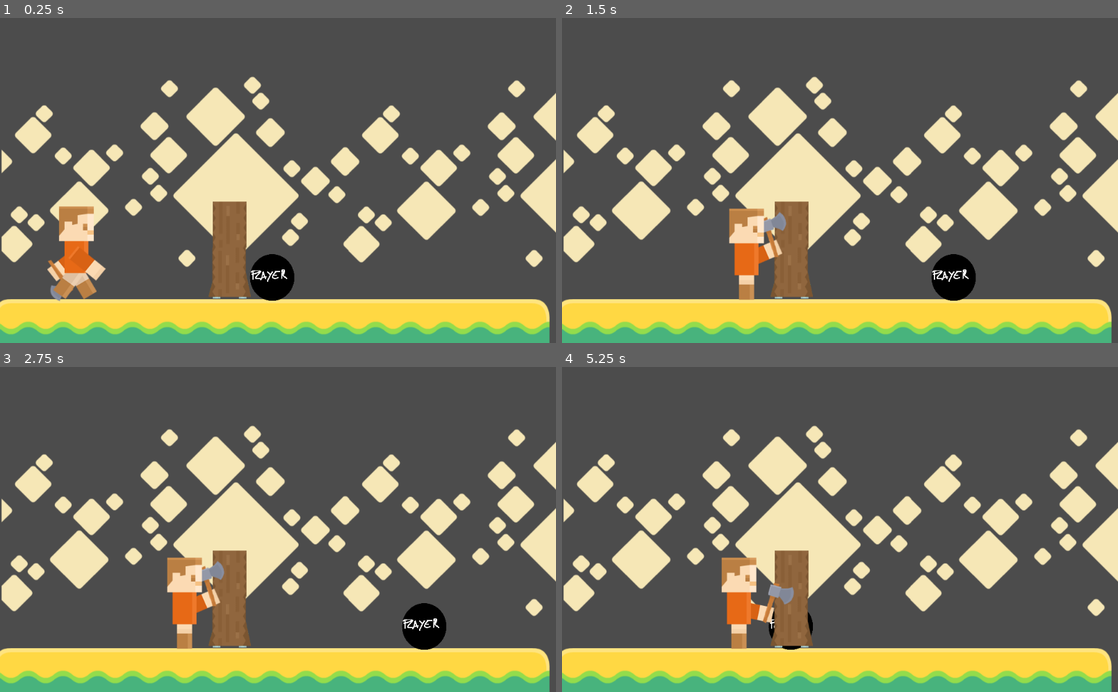
Above: before the commit, frames 1-4 (two rows, left to right).
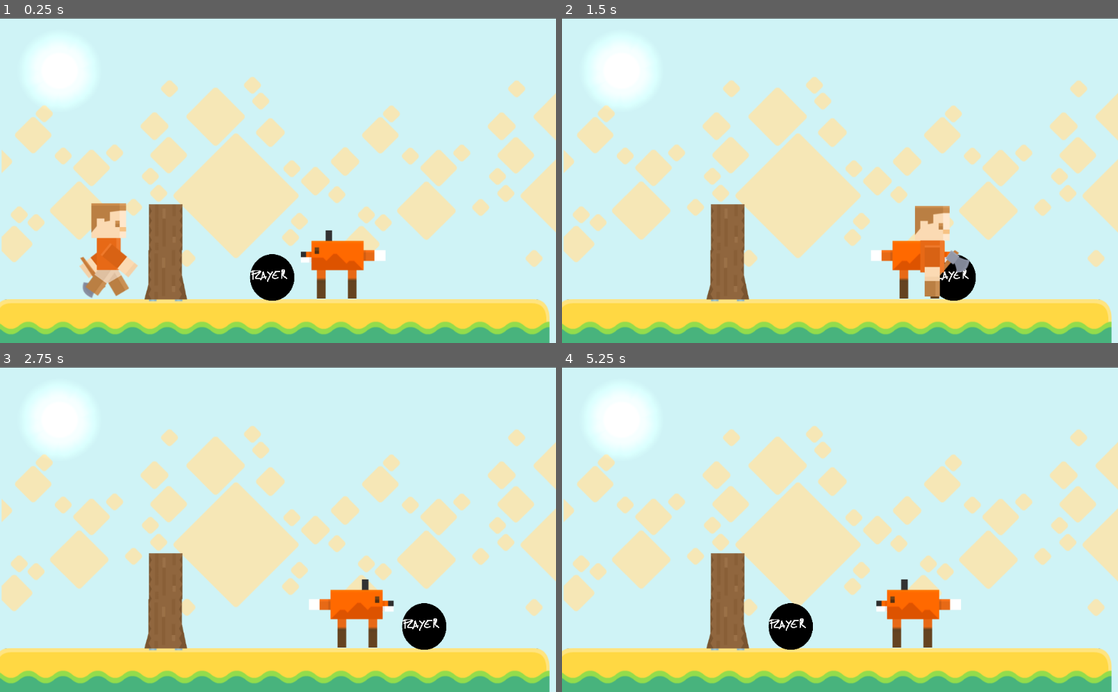
Above: after the commit, the same moments.

Repository: thiagola92/gamejamplus-2020
Game: Godot game, scene res://scenes/Main.tscn
The game is run twice, just before and just after one commit, with the same random seed, the same clock (stepped at 60 frames per second) and the same inputs. The project has no main scene, so this scene is started directly.
Inputs:
- Up to frame 1 (0.25 s): no input
- Up to frame 2 (1.5 s): hold D 0.53-1.28 s; hold A from 1.28 s (still down)
- Up to frame 3 (2.75 s): release A at 2.03 s; hold D from 2.03 s (still down)
- Up to frame 4 (5.25 s): release D at 3.53 s; hold A from 3.53 s (still down)

The runs differ from the first frame. In frame 1, 72% of the frame differs, in the area x 0-100%, y 0-100%; in frame 2, 72%; in frame 3, 72%; in frame 4, 73%.

Commit message:
guaraná now follows the player

Diff:
--- a/Game/scenes/Enemy.tscn
+++ b/Game/scenes/Enemy.tscn
@@ -28,16 +28,15 @@
 "speed": 5.0
 } ]
 
-[node name="Enemy" type="Area2D"]
+[node name="Node2D" type="KinematicBody2D"]
+position = Vector2( 4.43944, 232.932 )
 script = ExtResource( 2 )
-__meta__ = {
-"_edit_group_": true
-}
 
 [node name="CollisionShape2D" type="CollisionShape2D" parent="."]
+position = Vector2( 32.3318, -61.0711 )
 shape = SubResource( 1 )
 
 [node name="AnimatedSprite" type="AnimatedSprite" parent="."]
+position = Vector2( 45.6237, -62.8673 )
 frames = SubResource( 2 )
 animation = "run"
-[connection signal="area_entered" from="." to="." method="_on_Enemy_area_entered"]
--- /dev/null
+++ b/Game/scenes/Guaraná.tscn
@@ -0,0 +1,36 @@
+[gd_scene load_steps=9 format=2]
+
+[ext_resource path="res://assets/wolf guará/normal_2.png" type="Texture" id=1]
+[ext_resource path="res://assets/wolf guará/normal_1.png" type="Texture" id=2]
+[ext_resource path="res://assets/wolf guará/pice_2.png" type="Texture" id=3]
+[ext_resource path="res://assets/wolf guará/pice_1.png" type="Texture" id=4]
+[ext_resource path="res://scripts/Guaraná.gd" type="Script" id=5]
+[ext_resource path="res://assets/wolf guará/normal_1_flipped.png" type="Texture" id=6]
+[ext_resource path="res://assets/wolf guará/normal_2_flipped.png" type="Texture" id=7]
+
+[sub_resource type="SpriteFrames" id=1]
+animations = [ {
+"frames": [ ExtResource( 2 ), ExtResource( 1 ) ],
+"loop": true,
+"name": "normal_walking",
+"speed": 5.0
+}, {
+"frames": [ ExtResource( 4 ), ExtResource( 3 ) ],
+"loop": true,
+"name": "pice_walking",
+"speed": 5.0
+}, {
+"frames": [ ExtResource( 6 ), ExtResource( 7 ) ],
+"loop": true,
+"name": "flip_normal_walking",
+"speed": 5.0
+} ]
+
+[node name="Node2D" type="KinematicBody2D"]
+script = ExtResource( 5 )
+
+[node name="AnimatedSprite" type="AnimatedSprite" parent="."]
+position = Vector2( -14.4579, 15.8696 )
+frames = SubResource( 1 )
+animation = "normal_walking"
+offset = Vector2( 14.4579, -15.8696 )
--- a/Game/scenes/Main.tscn
+++ b/Game/scenes/Main.tscn
@@ -7,6 +7,7 @@
 [ext_resource path="res://assets/bg.png" type="Texture" id=5]
 [ext_resource path="res://assets/light.png" type="Texture" id=6]
 [ext_resource path="res://assets/tilesets/tilesheet_complete_2X.png" type="Texture" id=7]
+[ext_resource path="res://scenes/Guaraná.tscn" type="PackedScene" id=8]
 
 [sub_resource type="RectangleShape2D" id=1]
 extents = Vector2( 508.202, 68.3993 )
@@ -73,11 +74,11 @@
 position = Vector2( 513.099, 473.023 )
 
 [node name="Enemy" parent="." instance=ExtResource( 2 )]
-position = Vector2( 52.7039, 429.347 )
+position = Vector2( 66.563, 486.414 )
 z_index = 1
 
 [node name="Wall" parent="." instance=ExtResource( 3 )]
-position = Vector2( 434.822, 422.005 )
+position = Vector2( 227.452, 426.855 )
 scale = Vector2( 0.7, 0.7 )
 script = null
 
@@ -90,7 +91,6 @@
 energy = 0.61
 
 [node name="bg" type="Sprite" parent="."]
-visible = false
 position = Vector2( 540.732, 320.986 )
 scale = Vector2( 4.2508, 2.55031 )
 z_index = -1
@@ -105,3 +105,6 @@
 position = Vector2( 974.07, 281.074 )
 z_index = -1
 texture = ExtResource( 1 )
+
+[node name="Guaraná" parent="." instance=ExtResource( 8 )]
+position = Vector2( 643.515, 447.929 )
--- a/Game/scenes/Wall.tscn
+++ b/Game/scenes/Wall.tscn
@@ -3,16 +3,22 @@
 [ext_resource path="res://assets/tilesets/spritesheet_tiles.png" type="Texture" id=1]
 
 [sub_resource type="GDScript" id=1]
-script/source = "extends Area2D
+script/source = "extends KinematicBody2D
 
-export var health = 100
+
+# Declare member variables here. Examples:
+# var a = 2
+# var b = \"text\"
+
+var direcao
 
 func _physics_process(delta):
-	pass
+	move_and_slide(direcao * 150)
 
 # Called when the node enters the scene tree for the first time.
 func _ready():
-	pass
+	direcao = Vector2()
+	direcao.y = 1
 
 # Called every frame. 'delta' is the elapsed time since the previous frame.
 #func _process(delta):
@@ -52,16 +58,14 @@
 1/shapes = [  ]
 1/z_index = 0
 
-[node name="Wall" type="Area2D"]
+[node name="Wall" type="KinematicBody2D"]
 script = SubResource( 1 )
-__meta__ = {
-"_edit_group_": true
-}
 
 [node name="CollisionShape2D" type="CollisionShape2D" parent="."]
+position = Vector2( 127.172, -2.15546 )
 shape = SubResource( 2 )
 
 [node name="TileMap" type="TileMap" parent="."]
 tile_set = SubResource( 3 )
 format = 1
-tile_data = PoolIntArray( -65537, 1, 0, 65535, 0, 0 )
+tile_data = PoolIntArray( -131071, 1, 0, 1, 0, 0 )
--- /dev/null
+++ b/Game/scripts/Guaraná.gd
@@ -0,0 +1,26 @@
+extends KinematicBody2D
+
+export var speed = 300
+
+func _ready():
+	$AnimatedSprite.play("normal_walking")
+	pass # Replace with function body.
+
+onready var obj = get_parent().get_node("Player")
+
+func _physics_process(delta):
+	var vector =  obj.global_position - global_position
+	if vector.x < 150 and vector.x > -150:
+		$AnimatedSprite.stop()
+		vector.x = 0
+		vector.y = 0
+	elif vector.x > 0:
+		$AnimatedSprite.play("flip_normal_walking")
+		vector.x -= 150
+		vector.y = 0
+	elif vector.x < 0:
+		$AnimatedSprite.play("normal_walking")
+		vector.x += 150
+		vector.y = 0
+	var dir = (vector).normalized()
+	move_and_slide(dir * speed)
--- a/Game/scripts/Inimigo.gd
+++ b/Game/scripts/Inimigo.gd
@@ -1,4 +1,4 @@
-extends Area2D
+extends KinematicBody2D
 
 export var speed = 400
 export var direction = 1
Binary file added: Game/assets/wolf guará/normal_1_flipped.png
Not shown, added: Game/assets/wolf guará/normal_1_flipped.png.import
Binary file changed: Game/assets/wolf guará/normal_2.png
Binary file added: Game/assets/wolf guará/normal_2_flipped.png
Not shown, added: Game/assets/wolf guará/normal_2_flipped.png.import
Binary file added: Game/assets/wolf guará/pice_1.png
Not shown, added: Game/assets/wolf guará/pice_1.png.import
Binary file added: Game/assets/wolf guará/pice_2.png
Not shown, added: Game/assets/wolf guará/pice_2.png.import
Not shown: 1 places in Game/scenes/Main.tscn that only renumber resources
